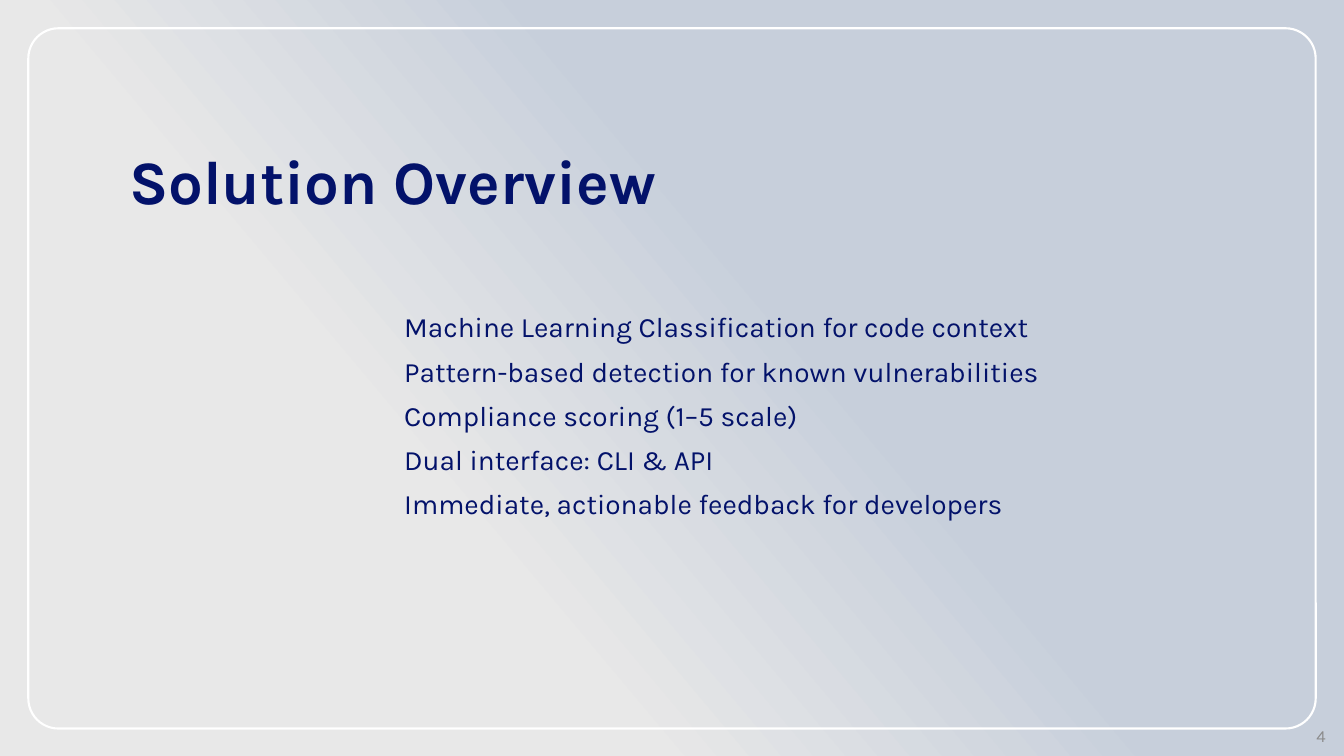
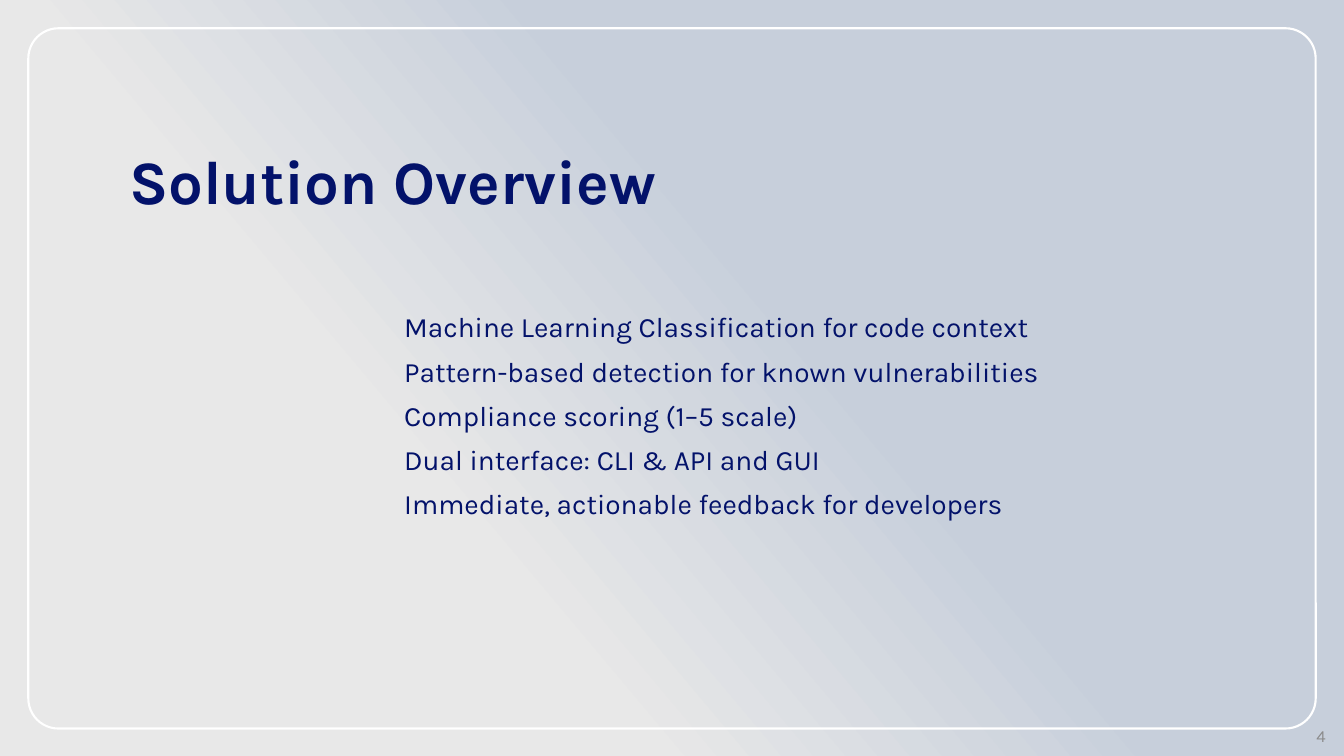
Before and after one commit to Mark-Meka/GRC-PCI-Standards-Project, a slide deck: slide 4 of Presentation/PCI DSS Requirement 6 Compliance Checker.pptx. Drawn at 1344x756 pixels with LibreOffice and Linux fonts; fonts in the diff are those of the drawing; background and template pictures are left out. Boxes give left, top, right and bottom in pixels: in the first picture for what was removed or moved away, otherwise in the second. Text is boxed around its words. In the diff, an @@ line names an element or a change of style, - is before the commit and + after.

Commit message:
Final

```diff
--- a/Presentation/PCI DSS Requirement 6 Compliance Checker.pptx
+++ b/Presentation/PCI DSS Requirement 6 Compliance Checker.pptx
@@ text at (404, 450, 820, 471): text changed @@
-Dual interface: CLI & API
+Dual interface: CLI & API and GUI
```
